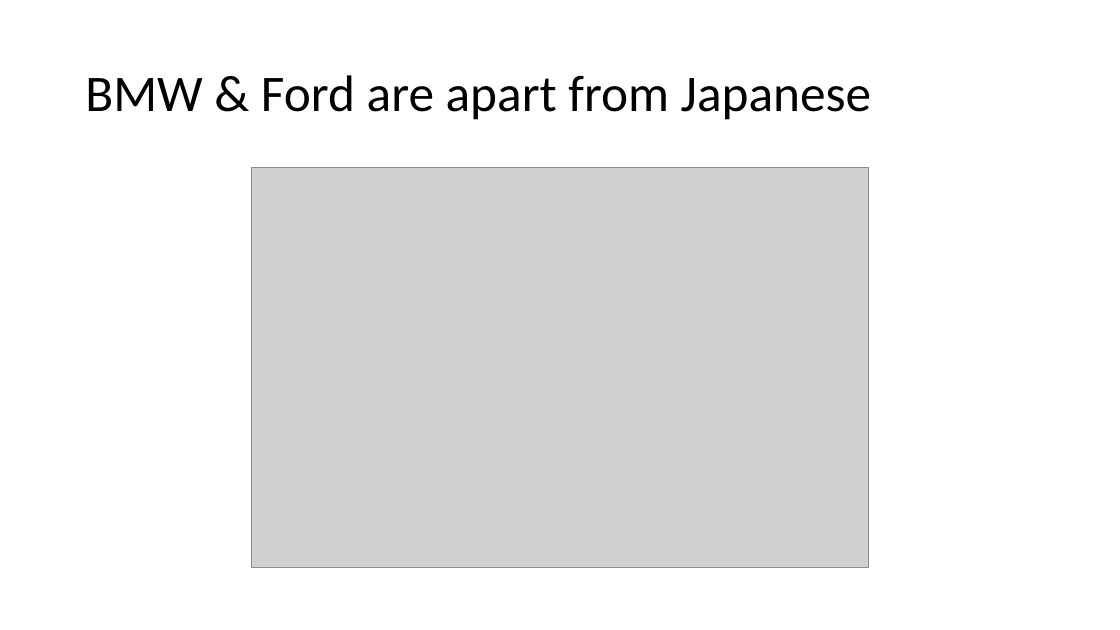
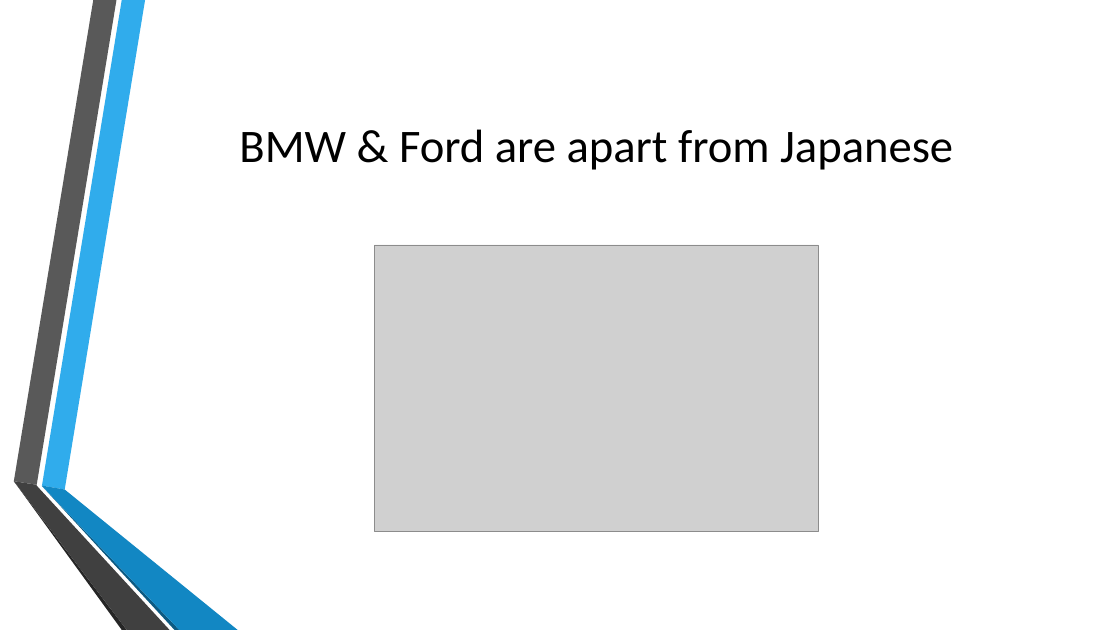
Before and after one commit to TheDataMavericks/DK, a slide deck: slide 10 of img/Cars Machine Learning Journey.pptx (slide 5 before the commit). Drawn at 1120x630 pixels with LibreOffice and Linux fonts; fonts in the diff are those of the drawing; grey boxes stand for pictures; background and template pictures are left out. Boxes give left, top, right and bottom in pixels: in the first picture for what was removed or moved away, otherwise in the second. Text is boxed around its words. In the diff, an @@ line names an element or a change of style, - is before the commit and + after.

```diff
--- a/img/Cars Machine Learning Journey.pptx
+++ b/img/Cars Machine Learning Journey.pptx
@@ title "BMW & Ford are apart ...": place and size @@
-title "BMW & Ford are apart ..." at bbox=[85, 75, 871, 120]
+title "BMW & Ford are apart ..." at bbox=[239, 129, 953, 170]
@@ title "BMW & Ford are apart ..." at bbox=[239, 129, 953, 170]: size 44 to 40 pt; alignment left to centre; line spacing 0.9 to 1 @@
@@ picture: place and size @@
-picture at bbox=[251, 168, 869, 568]
+picture at bbox=[375, 245, 818, 533]
@@ group added at bbox=[13, 0, 238, 630]: 6 freeform shapes @@
```
Also in this commit, not shown: 13 other slides changed, 9 slides added, 4 slides removed, 2 other files.
